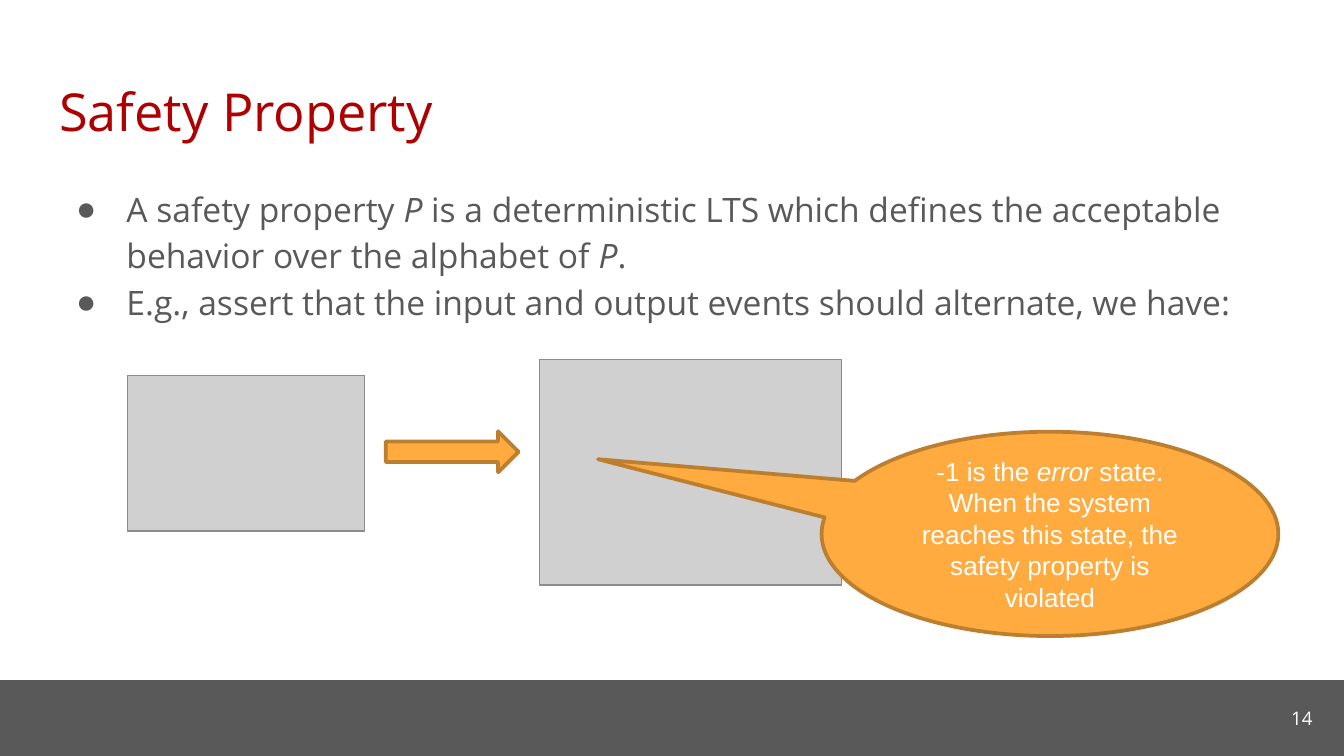
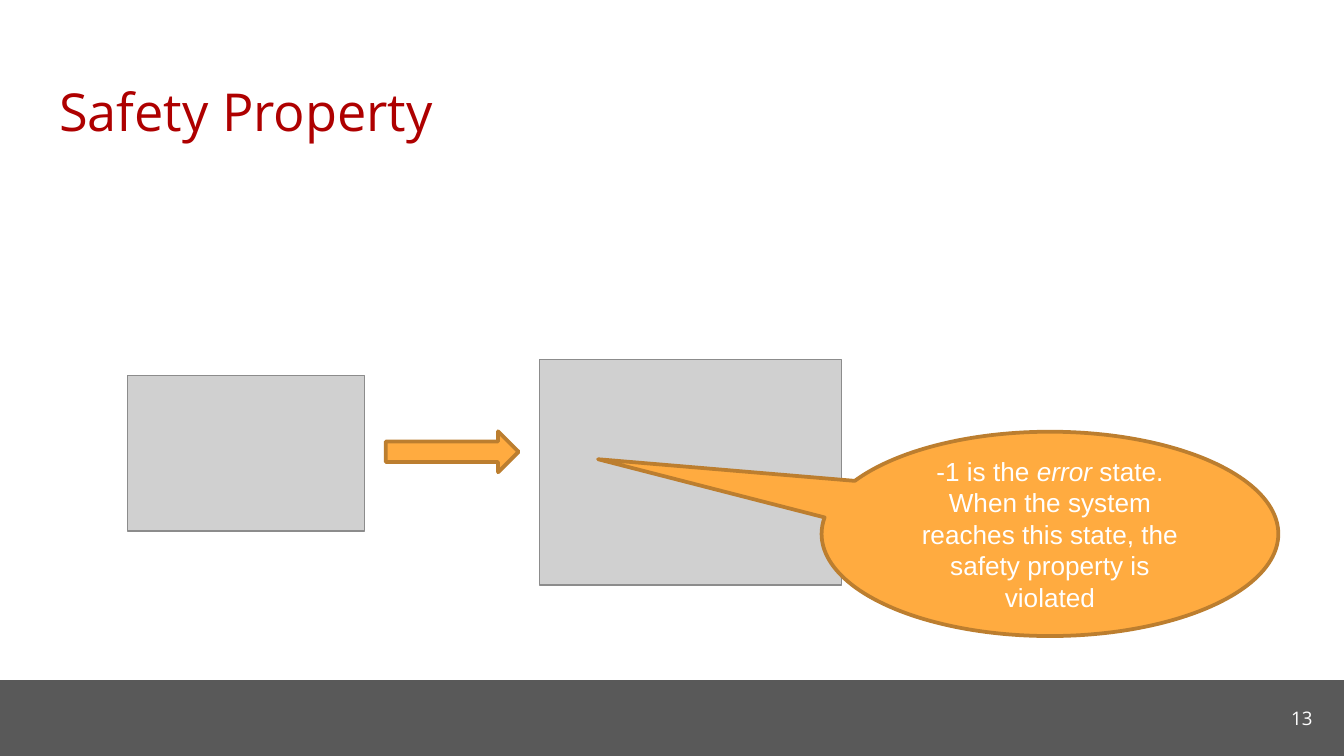
Before and after one commit to cmu-soda/Robustness, a slide deck: slide 13 of Robustness.pptx (slide 14 before the commit). Drawn at 1344x756 pixels with LibreOffice and Linux fonts; fonts in the diff are those of the drawing; grey boxes stand for pictures; background and template pictures are left out. Boxes give left, top, right and bottom in pixels: in the first picture for what was removed or moved away, otherwise in the second. Text is boxed around its words. In the diff, an @@ line names an element or a change of style, - is before the commit and + after.

```diff
--- a/Robustness.pptx
+++ b/Robustness.pptx
@@ text removed at box(126, 196, 1230, 323) @@
-● A safety property P is a deterministic LTS which defines the acceptable behavior over the alphabet of P.
-● E.g., assert that the input and output events should alternate, we have:
@@ page number at box(1291, 711, 1312, 725): text changed @@
-14
+13
```
Also in this commit, not shown: 19 other slides changed, 3 slides added, 3 slides removed.
